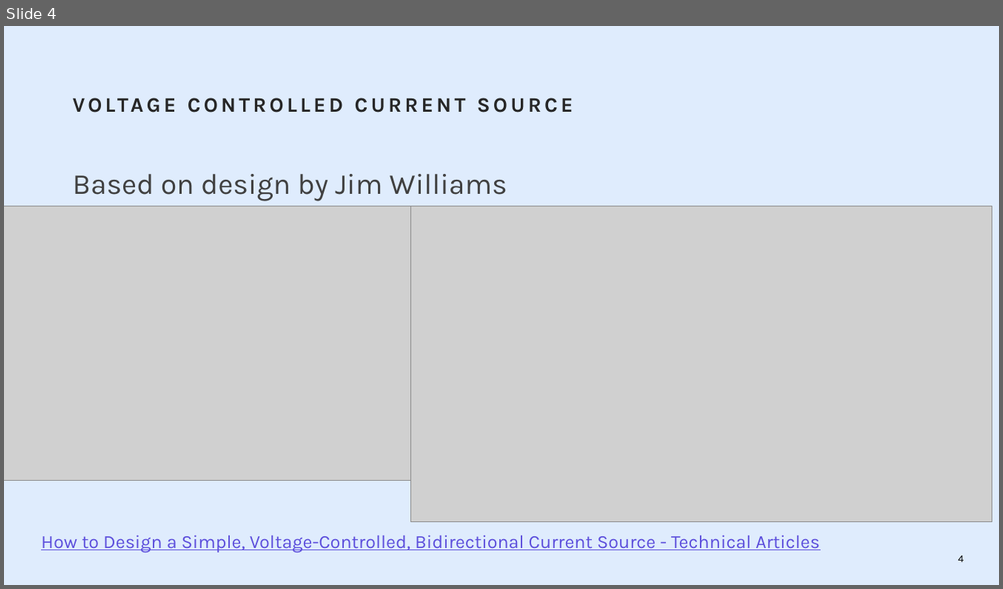
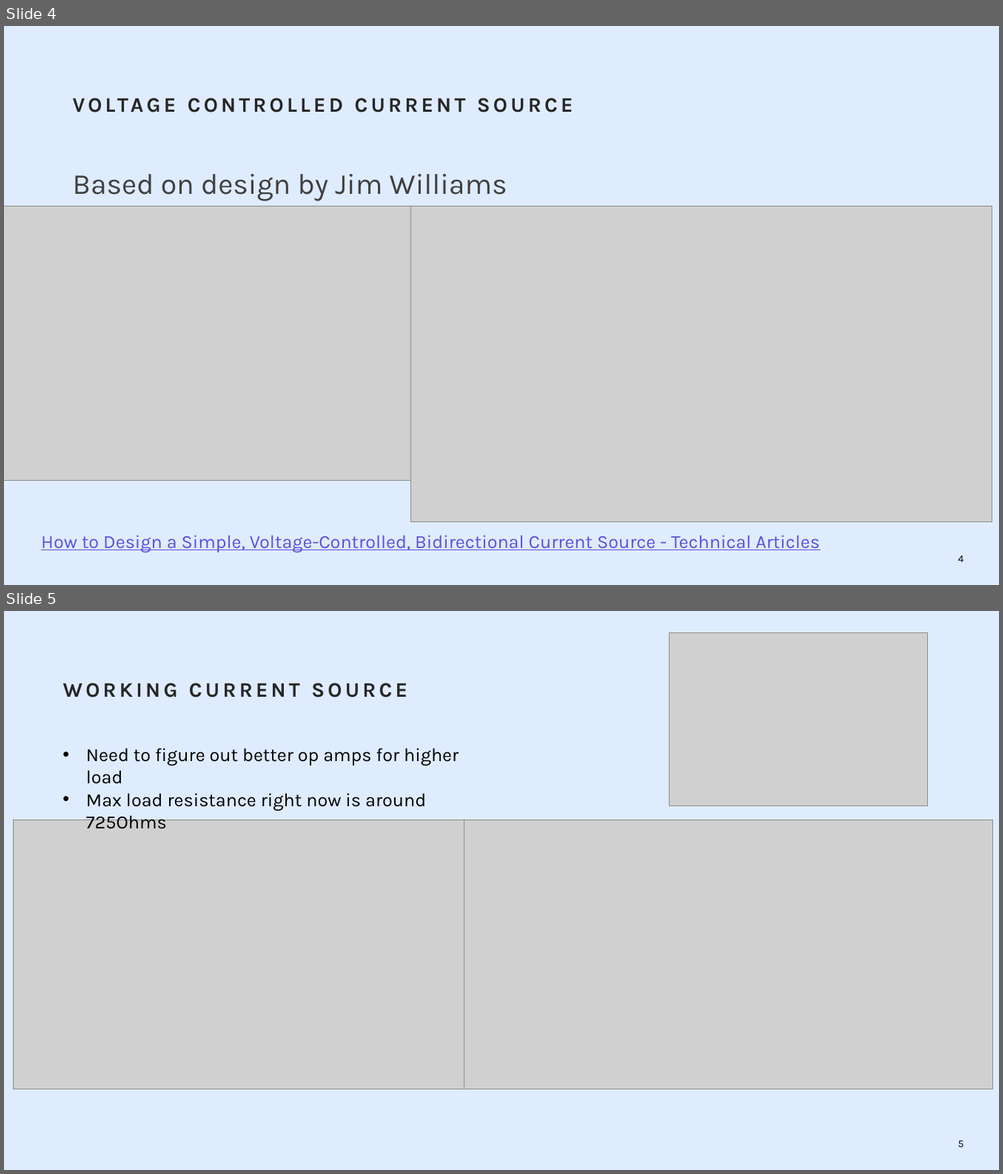
Before and after one commit to tylerwhite26/ECE_455_Brain_Stimulator, a slide deck: Presentations/Week_4_Presentation.pptx. Shown one above the other, each under a label of ours: slide 4 before the commit, slides 4 and 5 after it. The pictures are 1003x589 and 1003x1174 pixels, drawn with LibreOffice and Linux fonts; fonts in the diff are those of the drawing; grey boxes stand for pictures; background and template pictures are left out. Boxes give left, top, right and bottom in pixels: in the first picture for what was removed or moved away, otherwise in the second. Text is boxed around its words. In the diff, an @@ line names an element or a change of style, - is before the commit and + after.

Commit message:
Updated week 4 presentation

```diff
--- a/Presentations/Week_4_Presentation.pptx
+++ b/Presentations/Week_4_Presentation.pptx
@@ slide 5 added at box(4, 611, 999, 1170), background #DFECFD @@
@@ picture added at box(669, 633, 928, 806) @@
@@ title added at box(63, 683, 407, 698), 20 pt, text #262626, bold @@
+WORKING CURRENT SOURCE
@@ text added at box(86, 748, 458, 829), 18 pt, text #000000 @@
+• Need to figure out better op amps for higher load
+• Max load resistance right now is around 725Ohms
@@ picture added at box(13, 820, 464, 1089) @@
@@ picture added at box(464, 820, 993, 1089) @@
@@ page number added at box(958, 1141, 964, 1147), 10 pt, text #000000 @@
+5
```
